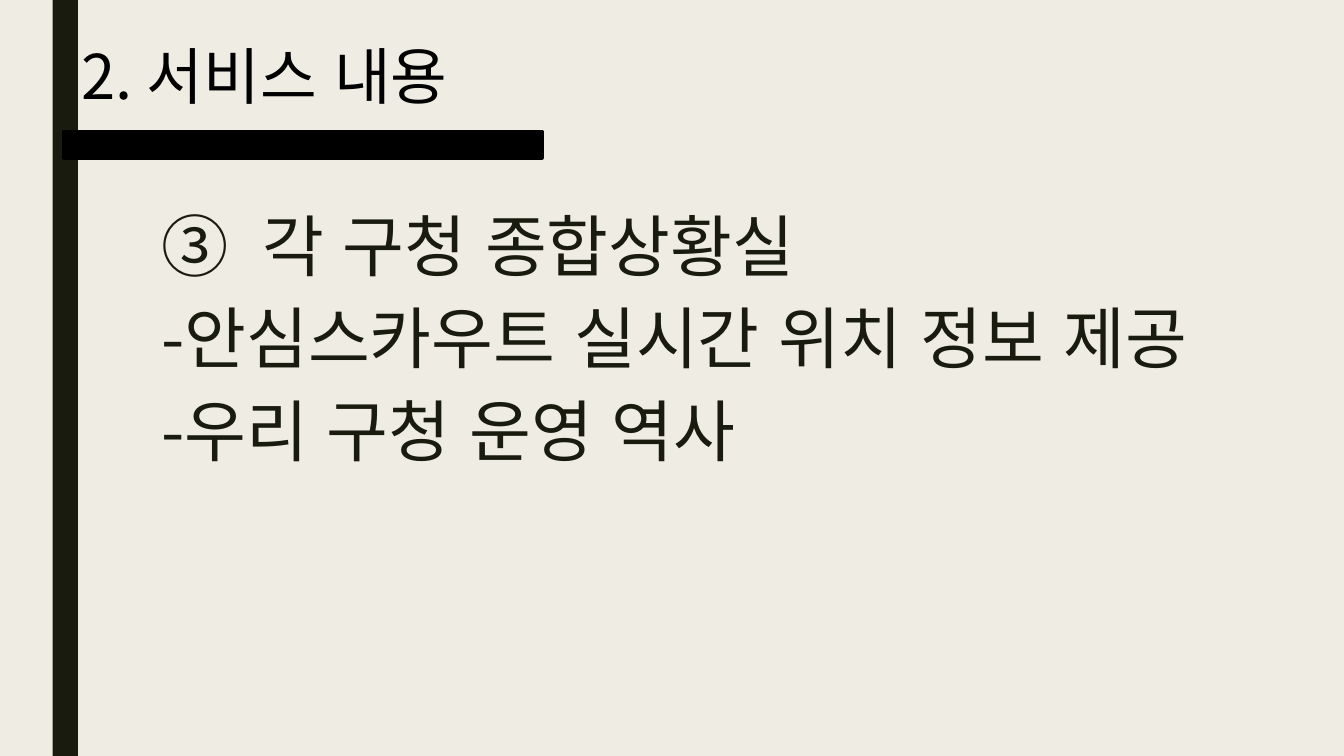
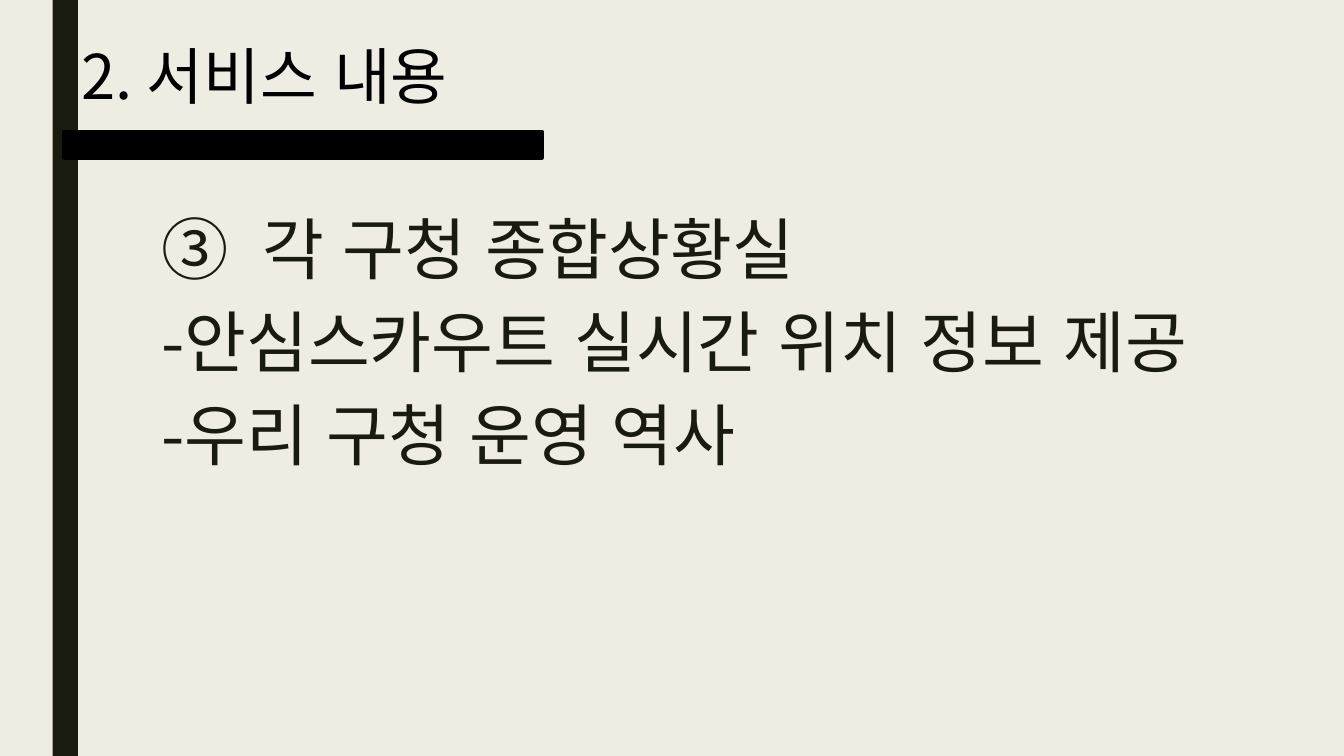
Before and after one commit to mgh3326/Woman_Safe_way_big_data_web_project, a slide deck: slide 10 of 서울시 안심스카우트 서비스 개선.pptx. Drawn at 1344x756 pixels with LibreOffice and Linux fonts; fonts in the diff are those of the drawing. Boxes give left, top, right and bottom in pixels: in the first picture for what was removed or moved away, otherwise in the second. Text is boxed around its words. In the diff, an @@ line names an element or a change of style, - is before the commit and + after.

```diff
--- a/서울시 안심스카우트 서비스 개선.pptx
+++ b/서울시 안심스카우트 서비스 개선.pptx
@@ text "각 구청 종합상황실": place and size @@
-text "각 구청 종합상황실" at [161, 215, 1187, 462]
+text "각 구청 종합상황실" at [161, 218, 1187, 466]
```
Also in this commit, not shown: 1 other slide changed, 13 other files.
